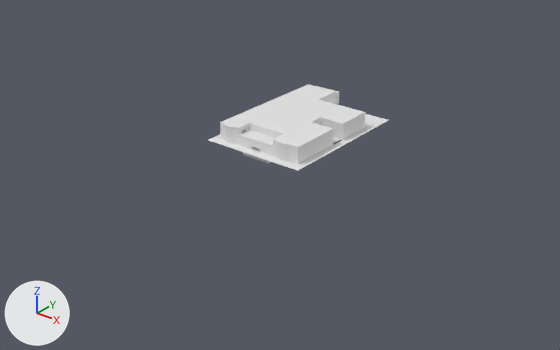
An edit to the Blender file Assets/Models/Environments/Mansion.blend, drawn before and after from the same camera.
Both versions are drawn from a 50 mm camera at (332.0, -399.0, 227.0) aimed at (13.0, -1.0, -20.0). Arrows for +X, +Y and +Z are at lower left; the lights stay in place.

Objects in the first picture: 'House', 'Landscape'.
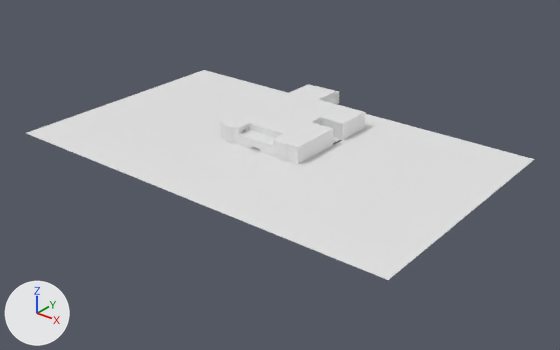
Changed parts and their boxes [x1, y1, x2, y2] in the pictures (560 x 350 px):
'Landscape', reshaped
    before: [209, 114, 388, 171]
    after: [26, 70, 534, 280]
part 1 of me_plane, built on
    before: [223, 141, 285, 162]
    after: [26, 70, 534, 280]

The change, as a diff of the scene's bpy script:
```diff
--- a/Assets/Models/Environments/Mansion.blend.py
+++ b/Assets/Models/Environments/Mansion.blend.py
@@ me_plane @@
 # used by ob_landscape; location = (0.0, 0.0, 0.0)
-me_plane.from_pydata(...)  # 963 vertices, 784 faces; spans x -40.0..44.0, y -20.0..98.0, z 0.0
+me_plane.from_pydata(...)  # 14059 vertices, 13727 faces; spans x -156.0..162.0, y -96.0..98.0, z 0.0
+# me_plane part 1: 4 vertices removed from x -26.0..26.0, y -14.0..-13.0, z 0.0; 13100 vertices added at x -156.0..162.0, y -96.0..98.0, z 0.0
 me_plane.materials.append(mat_snow)
```
